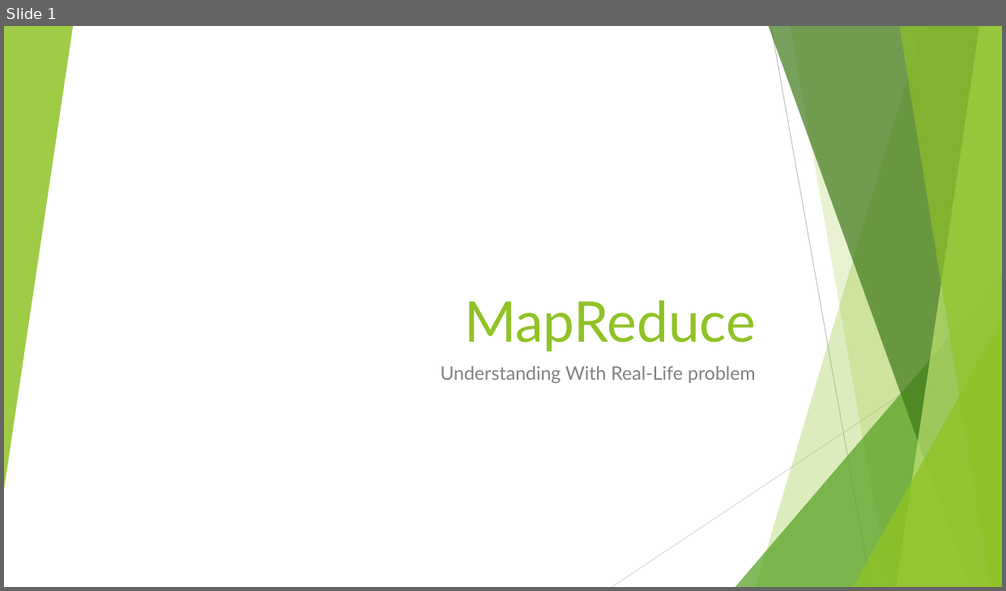
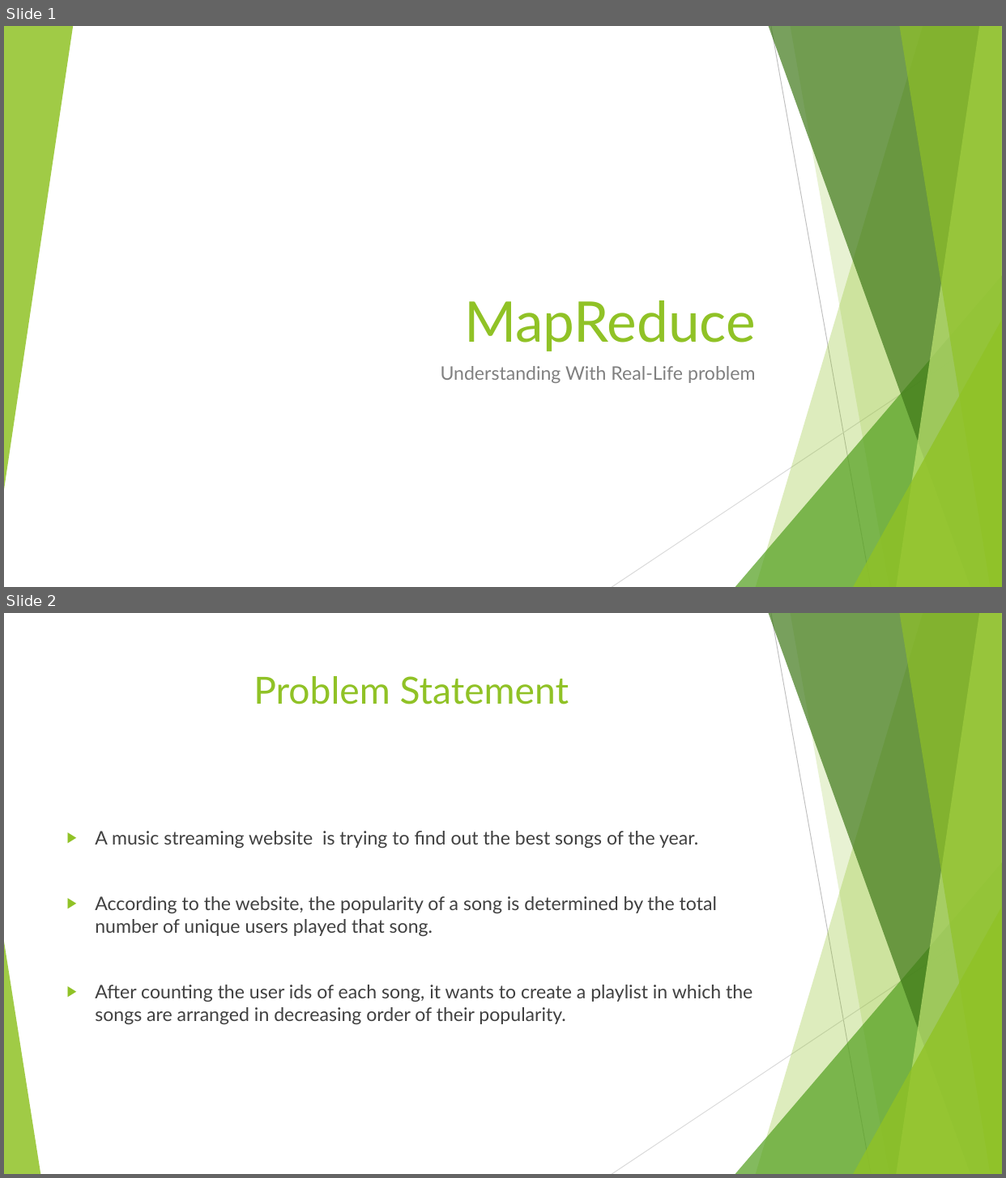
Before and after one commit to adhyyanT/7th-sem, a slide deck: CC/MapReduce.pptx. Shown one above the other, each under a label of ours: slide 1 before the commit, slides 1 and 2 after it. The pictures are 1006x591 and 1006x1178 pixels, drawn with LibreOffice and Linux fonts; fonts in the diff are those of the drawing. Boxes give left, top, right and bottom in pixels: in the first picture for what was removed or moved away, otherwise in the second. Text is boxed around its words. In the diff, an @@ line names an element or a change of style, - is before the commit and + after.

```diff
--- a/CC/MapReduce.pptx
+++ b/CC/MapReduce.pptx
@@ slide 2 added at box(4, 613, 1002, 1174), background #FFFFFF; not listed: 9 template elements that a slide beside it also shows @@
@@ title added at box(253, 676, 569, 705), 36 pt, text #90C226 @@
+Problem Statement
@@ text added at box(95, 831, 752, 1024), 18 pt, text #404040 @@
+▶ A music streaming website is trying to find out the best songs of the year.
+▶ According to the website, the popularity of a song is determined by the total number of unique users played that song.
+▶ After counting the user ids of each song, it wants to create a playlist in which the songs are arranged in decreasing order of their popularity.
@@ triangle added at box(4, 942, 40, 1174), fill #90C226 at 85% opacity @@
```
Also in this commit, not shown: 2 slides changed, 1 other slide added, 3 other files.
